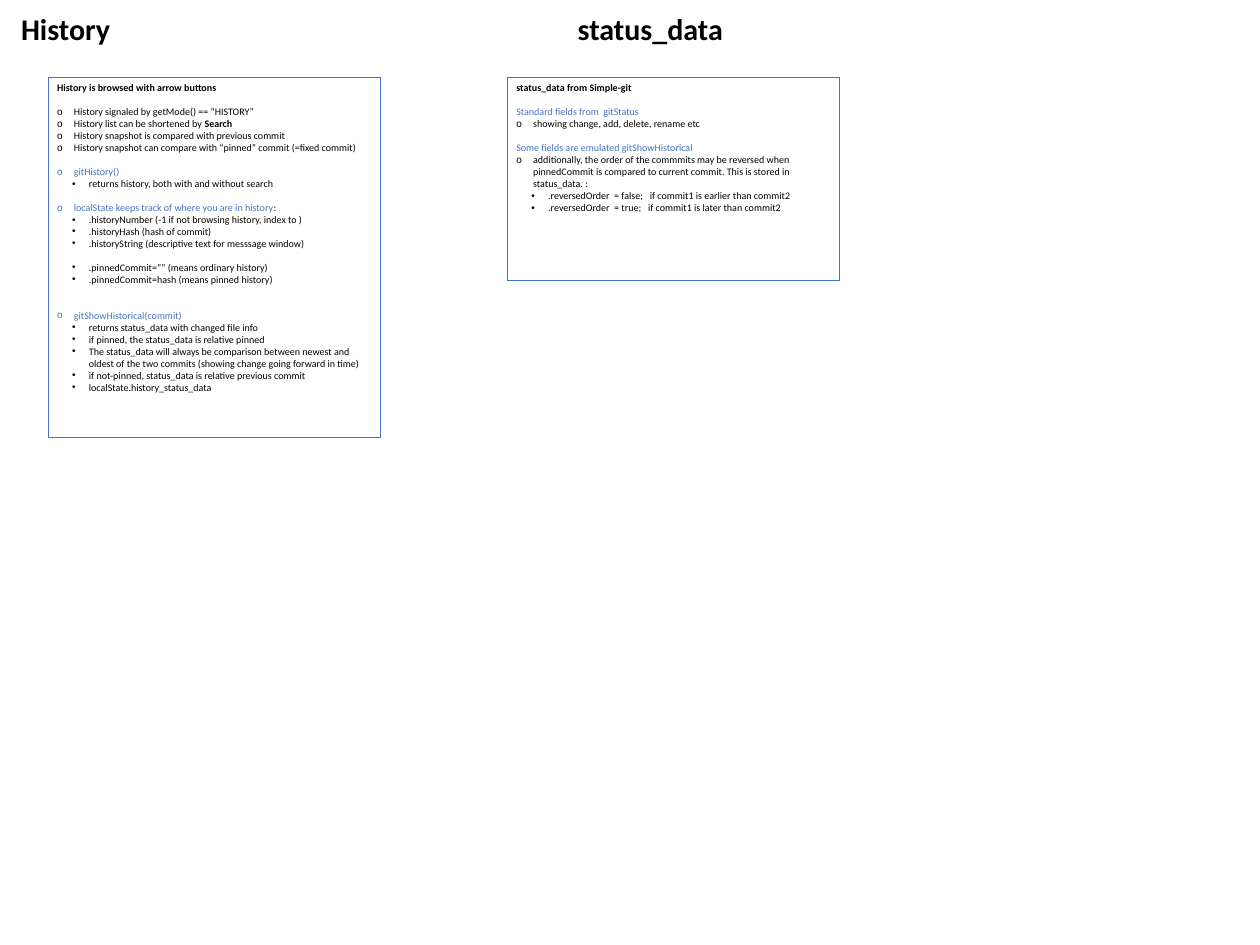
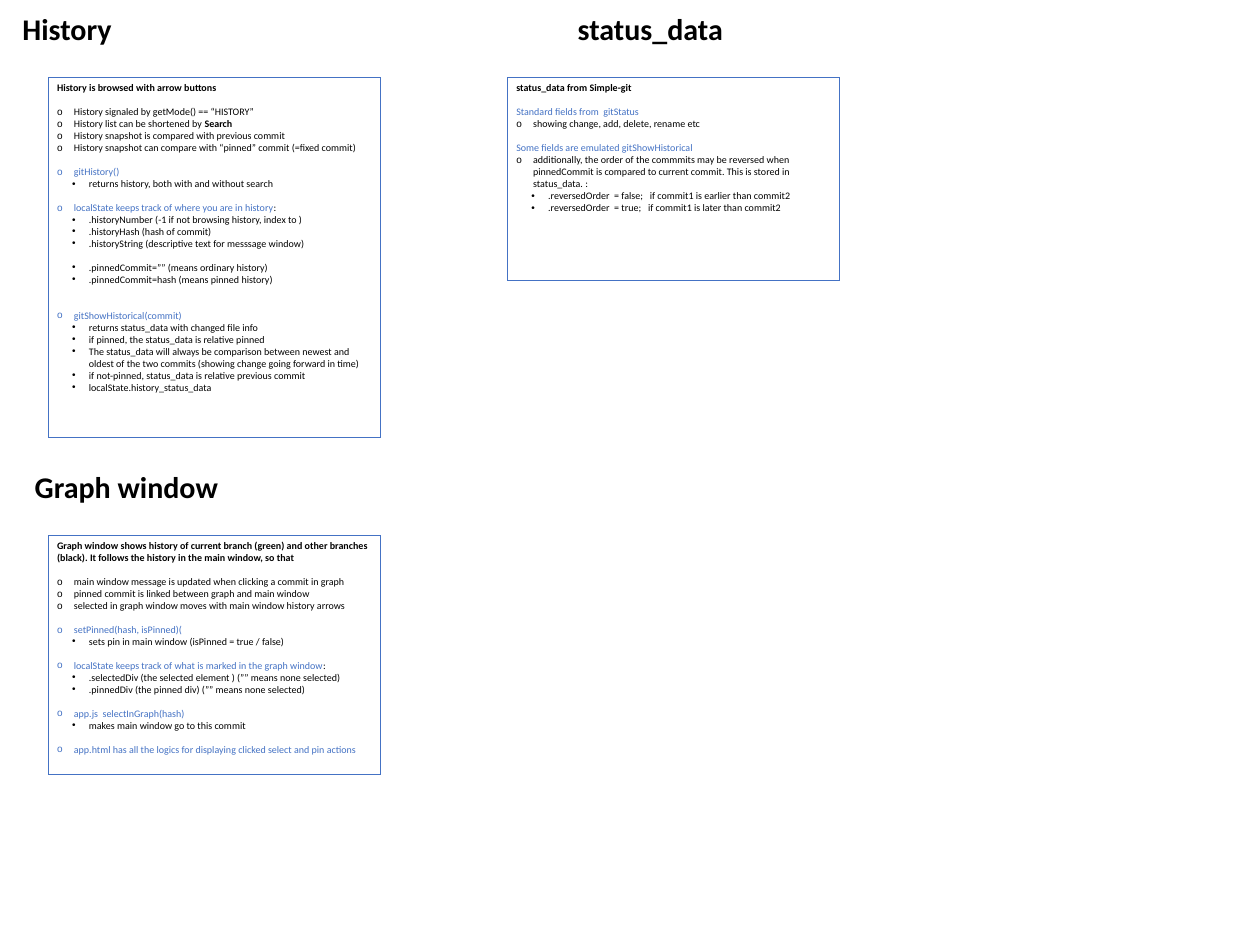
Before and after one commit to pragma-git/pragma-git, a slide deck: slide 3 of docs/Tech-overview.pptx (slide 2 before the commit). Drawn at 1260x945 pixels with LibreOffice and Linux fonts; fonts in the diff are those of the drawing. Boxes give left, top, right and bottom in pixels: in the first picture for what was removed or moved away, otherwise in the second. Text is boxed around its words. In the diff, an @@ line names an element or a change of style, - is before the commit and + after.

```diff
--- a/docs/Tech-overview.pptx
+++ b/docs/Tech-overview.pptx
@@ text added at (x1=35, y1=477, x2=218, y2=503), 24 pt, text #000000, bold @@
+Graph window
@@ rectangle added at (x1=49, y1=536, x2=381, y2=775), fill #FFFFFF, outline #4472C4 0.75 pt, 8 pt, text #000000 @@
+Graph window shows history of current branch (green) and other branches (black). It follows the history in the main window, so that
+o main window message is updated when clicking a commit in graph
+o pinned commit is linked between graph and main window
+o selected in graph window moves with main window history arrows
+o setPinned(hash, isPinned)(
+  • sets pin in main window (isPinned = true / false)
+o localState keeps track of what is marked in the graph window:
+  • .selectedDiv (the selected element ) (”” means none selected)
+  • .pinnedDiv (the pinned div) (”” means none selected)
+o app.js selectInGraph(hash)
+  • makes main window go to this commit
+o app.html has all the logics for displaying clicked select and pin actions
```
Also in this commit, not shown: 1 other slide changed, 1 slide added, 1 other file.
